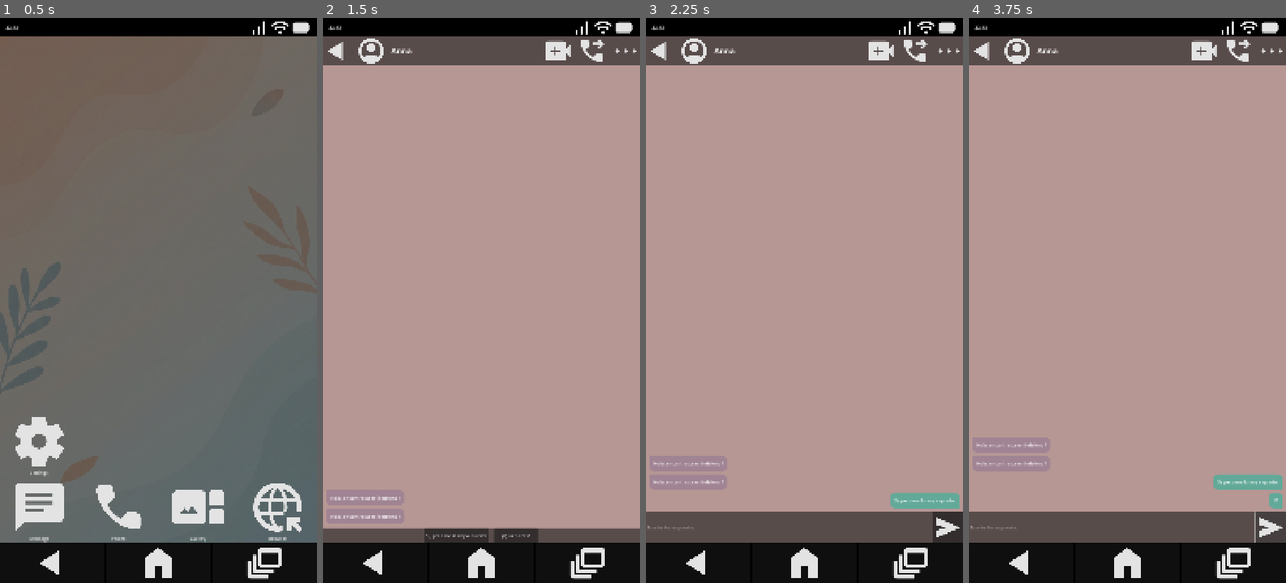
Above: before the commit, frames 1-4 (left to right).
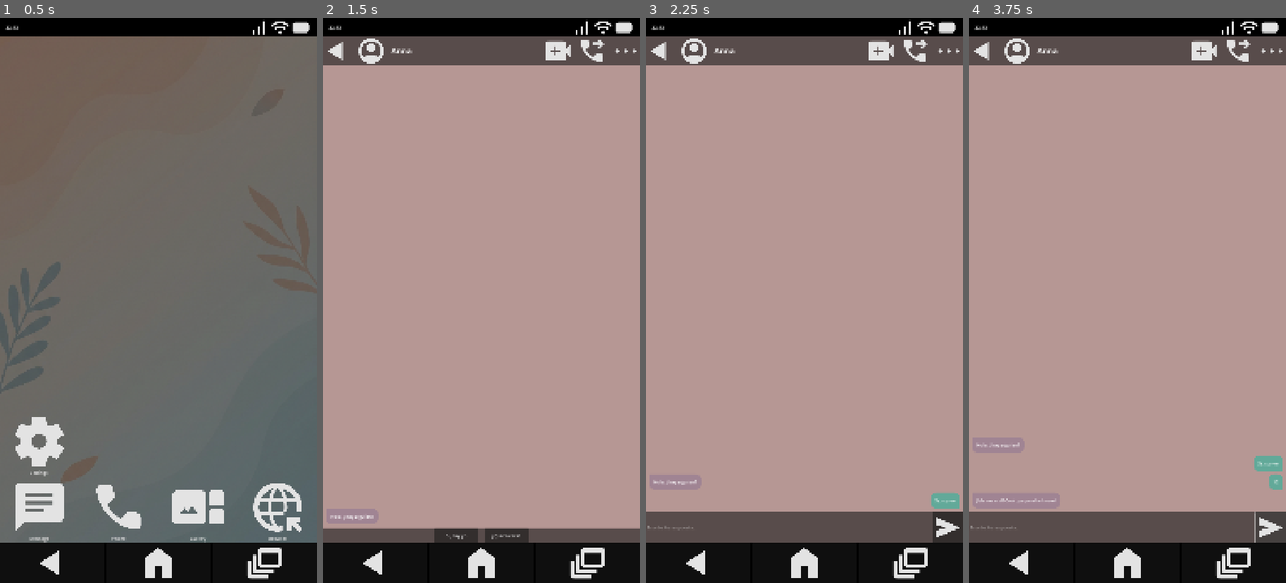
Above: after the commit, the same moments.

Repository: AlfredoCamarena/GD-Phone
Game: Godot game, scene res://_System/Main/main.tscn
Two runs of this game, one before a commit and one after it. Both use one fixed random seed, a clock stepped at 60 frames per second and the inputs below.
Inputs (mouse positions are in pixels of both pictures, inside the frame that each line leads up to):
- Up to frame 1 (0.5 s): no input
- Up to frame 2 (1.5 s): click "Message" at 0.5 s; click (481, 74) at 1.25 s
- Up to frame 3 (2.25 s): click (779, 537) at 2 s, where only the run before the commit has a clickable "Sí, pero me lo voy a quedar"
- Up to frame 4 (3.75 s): click (1111, 526) at 2.77 s; type "12" at 2.85 s; click (1270, 526) at 3.5 s

Frame 1 is identical in both runs. In frame 2, 0.5% of the frame differs, in the area x 2-68%, y 84-93%; in frame 3, 0.5%; in frame 4, 1.0%, in the area x 2-99%, y 75-87%.

Commit message:
Add chat flow and branching

Diff:
--- a/Apps/1_Chat/ChatDetail/chat_detail.gd
+++ b/Apps/1_Chat/ChatDetail/chat_detail.gd
@@ -55,30 +55,30 @@
 		show_options(msg_data.reply_options)
 
 
-func trigger_npc_reply() -> void:
-	# TODO: Agregar animación
-	await get_tree().create_timer(2.0).timeout
-
-	# TODO: Quitar respuesta temporal
-	const TEMP_TEXT := "¡Qué interesante! Cuéntame más."
-	var reply_msg := create_message(TEMP_TEXT, MessageData.Sender.OTHER)
-	add_message_bubble(reply_msg)
-
+func trigger_npc_reply(message: MessageData) -> void:
+	# TODO: Agregar animación de escribiendo
+	await get_tree().create_timer(message.delay).timeout
+	add_message_bubble(message)
 	scroll_to_bottom()
 
+	if message.next_message_auto:
+		trigger_npc_reply(message.next_message_auto)
+	elif not message.reply_options.is_empty():
+		show_options(message.reply_options)
 
-func show_options(options: Array[String]) -> void:
+
+func show_options(options: Array[ReplyOption]) -> void:
 	keyboard_input_container.hide()
 	choice_input_container.show()
 
 	for child in choice_input_container.get_children():
 		child.queue_free()
 
-	for option_text in options:
+	for option in options:
 		var btn := Button.new()
 		btn.custom_minimum_size.x = 150
-		btn.text = option_text
-		btn.pressed.connect(_on_option_selected.bind(option_text))
+		btn.text = option.text
+		btn.pressed.connect(_on_option_selected.bind(option))
 		choice_input_container.add_child(btn)
 
 
@@ -107,12 +107,10 @@
 
 	scroll_to_bottom()
 
-	# TODO: QUITAR SIMULACIÓN TEMPORAL
-	trigger_npc_reply()
 
 
-func _on_option_selected(text_selected: String) -> void:
-	var msg := create_message(text_selected, MessageData.Sender.ME)
+func _on_option_selected(option: ReplyOption) -> void:
+	var msg := create_message(option.text, MessageData.Sender.ME)
 
 	add_message_bubble(msg)
 	scroll_to_bottom()
@@ -120,5 +118,7 @@
 	choice_input_container.hide()
 	keyboard_input_container.show()
 
-	# TODO: Agregar detección de respuesta
-	trigger_npc_reply()
+	if option.target_message:
+		trigger_npc_reply(option.target_message)
+	else:
+		print("Fin de la conversación (No hay target_message)")
--- a/Data/Chats/anna_chat.tres
+++ b/Data/Chats/anna_chat.tres
@@ -1,12 +1,12 @@
 [gd_resource type="Resource" script_class="ChatData" load_steps=5 format=3 uid="uid://clov4e5f75fxj"]
 
 [ext_resource type="Script" uid="uid://dbte7kxlkuhtf" path="res://_System/Resources/MessageData.gd" id="1_4bhi4"]
-[ext_resource type="Resource" uid="uid://k3hrrvjf08d4" path="res://Data/Messages/Anna/msg_hola.tres" id="2_ne0hs"]
+[ext_resource type="Resource" uid="uid://w3jk8n06ho3m" path="res://Data/Messages/Anna/1_hola.tres" id="2_lkk1x"]
 [ext_resource type="Script" uid="uid://r6alea8oi7u3" path="res://_System/Resources/ChatData.gd" id="2_pejcp"]
 [ext_resource type="Texture2D" uid="uid://fi042hb8xr13" path="res://_Assets/Avatars 256x256/default_avatar.png" id="4_0na06"]
 
 [resource]
 script = ExtResource("2_pejcp")
 contact_name = "Anna"
-conversation = Array[ExtResource("1_4bhi4")]([ExtResource("2_ne0hs"), ExtResource("2_ne0hs")])
+conversation = Array[ExtResource("1_4bhi4")]([ExtResource("2_lkk1x")])
 metadata/_custom_type_script = "uid://r6alea8oi7u3"
--- /dev/null
+++ b/Data/Messages/Anna/1_hola.tres
@@ -0,0 +1,24 @@
+[gd_resource type="Resource" script_class="MessageData" load_steps=7 format=3 uid="uid://w3jk8n06ho3m"]
+
+[ext_resource type="Script" uid="uid://bpse7if2ak65s" path="res://_System/Resources/ReplyOption.gd" id="1_36sm3"]
+[ext_resource type="Resource" uid="uid://bkur7j11e6inq" path="res://Data/Messages/Anna/2a_respuesta_soy_yo.tres" id="2_j8alq"]
+[ext_resource type="Script" uid="uid://dbte7kxlkuhtf" path="res://_System/Resources/MessageData.gd" id="2_jwdeb"]
+[ext_resource type="Resource" uid="uid://0q8rfrprbwt3" path="res://Data/Messages/Anna/2b_respuesta_quien_eres.tres" id="3_j8alq"]
+
+[sub_resource type="Resource" id="Resource_36sm3"]
+script = ExtResource("1_36sm3")
+text = "Sí, soy yo"
+target_message = ExtResource("2_j8alq")
+metadata/_custom_type_script = "uid://bpse7if2ak65s"
+
+[sub_resource type="Resource" id="Resource_pq36y"]
+script = ExtResource("1_36sm3")
+text = "¿Quién eres?"
+target_message = ExtResource("3_j8alq")
+metadata/_custom_type_script = "uid://bpse7if2ak65s"
+
+[resource]
+script = ExtResource("2_jwdeb")
+text = "Hola, ¿hay alguien?"
+reply_options = Array[ExtResource("1_36sm3")]([SubResource("Resource_36sm3"), SubResource("Resource_pq36y")])
+metadata/_custom_type_script = "uid://dbte7kxlkuhtf"
--- /dev/null
+++ b/Data/Messages/Anna/2a_respuesta_soy_yo.tres
@@ -0,0 +1,9 @@
+[gd_resource type="Resource" script_class="MessageData" load_steps=3 format=3 uid="uid://bkur7j11e6inq"]
+
+[ext_resource type="Script" uid="uid://bpse7if2ak65s" path="res://_System/Resources/ReplyOption.gd" id="1_ua2w3"]
+[ext_resource type="Script" uid="uid://dbte7kxlkuhtf" path="res://_System/Resources/MessageData.gd" id="2_jhaan"]
+
+[resource]
+script = ExtResource("2_jhaan")
+text = "¡Menos mal! Creí que perdí el movil"
+metadata/_custom_type_script = "uid://dbte7kxlkuhtf"
--- /dev/null
+++ b/Data/Messages/Anna/2b_respuesta_quien_eres.tres
@@ -0,0 +1,9 @@
+[gd_resource type="Resource" script_class="MessageData" load_steps=3 format=3 uid="uid://0q8rfrprbwt3"]
+
+[ext_resource type="Script" uid="uid://bpse7if2ak65s" path="res://_System/Resources/ReplyOption.gd" id="1_s0t24"]
+[ext_resource type="Script" uid="uid://dbte7kxlkuhtf" path="res://_System/Resources/MessageData.gd" id="2_src2g"]
+
+[resource]
+script = ExtResource("2_src2g")
+text = "Me llamo Anna. Ayudame"
+metadata/_custom_type_script = "uid://dbte7kxlkuhtf"
--- a/Data/Messages/Anna/msg_hola.tres
+++ /dev/null
@@ -1,9 +0,0 @@
-[gd_resource type="Resource" script_class="MessageData" load_steps=2 format=3 uid="uid://k3hrrvjf08d4"]
-
-[ext_resource type="Script" uid="uid://dbte7kxlkuhtf" path="res://_System/Resources/MessageData.gd" id="1_dwyha"]
-
-[resource]
-script = ExtResource("1_dwyha")
-text = "Hola, encontraste mi telefono?"
-reply_options = Array[String](["Sí, pero me lo voy a quedar", "¿Quién eres?"])
-metadata/_custom_type_script = "uid://dbte7kxlkuhtf"
--- a/Data/Messages/Anna/msg_long.tres
+++ /dev/null
@@ -1,8 +0,0 @@
-[gd_resource type="Resource" script_class="MessageData" load_steps=2 format=3 uid="uid://cxng1d07mao08"]
-
-[ext_resource type="Script" uid="uid://dbte7kxlkuhtf" path="res://_System/Resources/MessageData.gd" id="1_d710p"]
-
-[resource]
-script = ExtResource("1_d710p")
-text = "No sé jaja saludos solo quiero escribir mucho para ver si el espacio se ajusta correctamente. Cómo está la familia? Hace frío, edá?"
-metadata/_custom_type_script = "uid://dbte7kxlkuhtf"
--- a/Data/Messages/Anna/msg_long2.tres
+++ /dev/null
@@ -1,9 +0,0 @@
-[gd_resource type="Resource" script_class="MessageData" load_steps=2 format=3 uid="uid://btvyp3ko1477v"]
-
-[ext_resource type="Script" uid="uid://dbte7kxlkuhtf" path="res://_System/Resources/MessageData.gd" id="1_h8ypl"]
-
-[resource]
-script = ExtResource("1_h8ypl")
-sender = 0
-text = "No sé jaja saludos solo quiero escribir mucho para ver si el espacio se ajusta correctamente. Cómo está la familia? Hace frío, edá?"
-metadata/_custom_type_script = "uid://dbte7kxlkuhtf"
--- a/Data/Messages/Anna/msg_respuesta.tres
+++ /dev/null
@@ -1,9 +0,0 @@
-[gd_resource type="Resource" script_class="MessageData" load_steps=2 format=3 uid="uid://06ar1do2hycm"]
-
-[ext_resource type="Script" uid="uid://dbte7kxlkuhtf" path="res://_System/Resources/MessageData.gd" id="1_tyslf"]
-
-[resource]
-script = ExtResource("1_tyslf")
-sender = 0
-text = "¿Quién eres?"
-metadata/_custom_type_script = "uid://dbte7kxlkuhtf"
--- a/_System/Resources/MessageData.gd
+++ b/_System/Resources/MessageData.gd
@@ -15,5 +15,8 @@
 @export var delay: float = 1.5
 @export var is_read: bool = false
 
-@export_group("Interacción")
-@export var reply_options: Array[String] = []
+@export_group("Flujo Narrativo")
+# CASO A: El NPC sigue hablando solo (Mensaje 1 -> Mensaje 2)
+@export var next_message_auto: MessageData
+# CASO B: El jugador debe elegir una respuesta (Ramificación)
+@export var reply_options: Array[ReplyOption] = []
--- /dev/null
+++ b/_System/Resources/ReplyOption.gd
@@ -0,0 +1,5 @@
+extends Resource
+class_name ReplyOption
+
+@export var text: String = "Opción"
+@export var target_message: MessageData # El mensaje que responderá el NPC si eliges esto
Not shown, added: _System/Resources/ReplyOption.gd.uid
